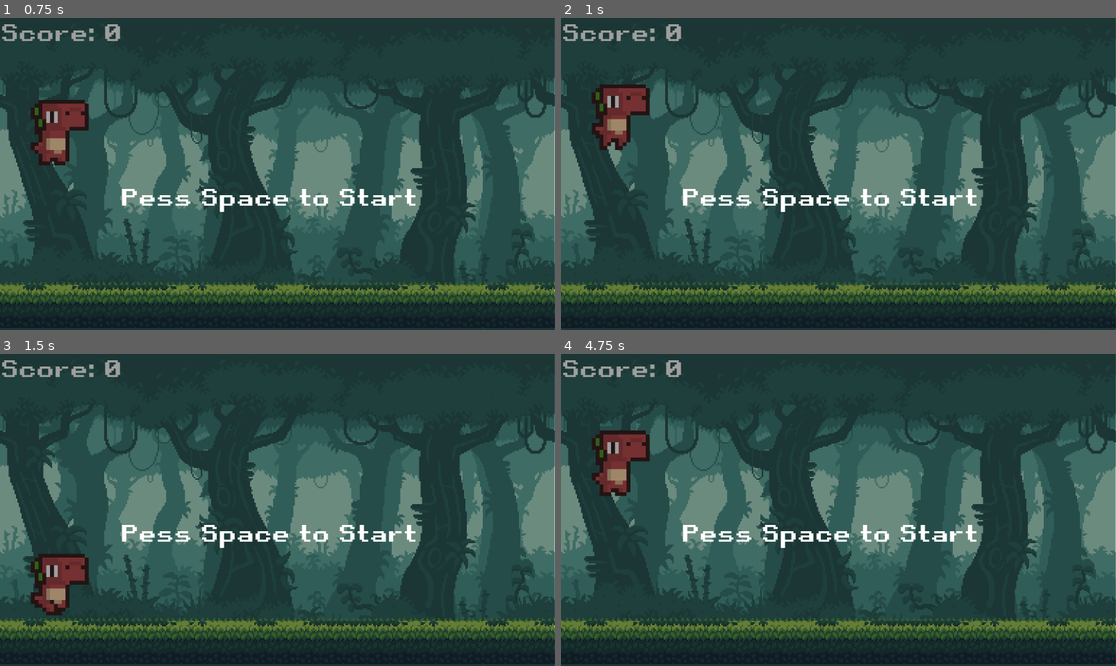
Above: before the commit, frames 1-4 (two rows, left to right).
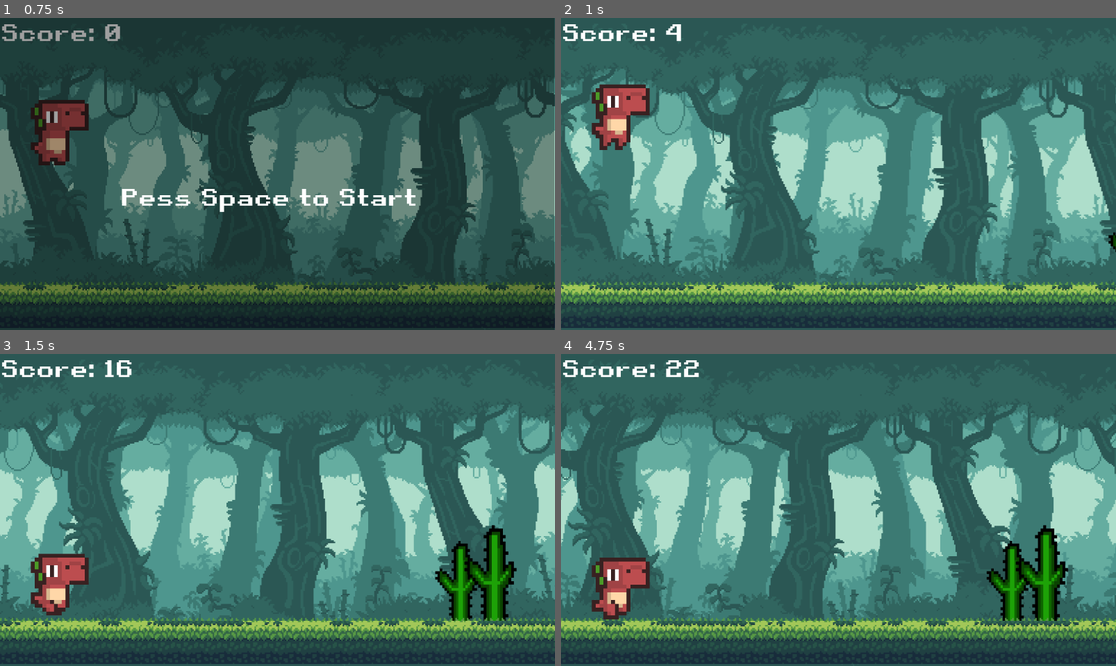
Above: after the commit, the same moments.

Repository: mohamedtarikz/EndlessRunnerGame
Game: Godot game, scene res://scenes/game.tscn
The game is run twice, just before and just after one commit, with the same random seed, the same clock (stepped at 60 frames per second) and the same inputs.
Inputs:
- Up to frame 1 (0.75 s): tap Enter (ui_accept) at 0.5 s; hold Down (roll) from 0.53 s (still down)
- Up to frame 2 (1 s): keep holding Down (roll); tap Space (jump) at 0.77 s
- Up to frame 3 (1.5 s): release Down (roll) at 1.28 s; tap Down (roll) at 1.35 s
- Up to frame 4 (4.75 s): tap Space (jump) at 1.52, 3.02, 3.77, 4.52 s; hold Down (roll) 2.03-2.78 s; tap Down (roll) at 2.85, 4.35 s; tap Enter (ui_accept) at 3.5 s; hold Down (roll) 3.53-4.28 s

Frame 1 is identical in both runs. In frame 2, 84% of the frame differs, in the area x 0-100%, y 0-100%; in frame 3, 84%; in frame 4, 88%.

Commit message:
Game running fully, waiting highscore and main menu

Diff:
--- a/project.godot
+++ b/project.godot
@@ -21,6 +21,7 @@
 "deadzone": 0.5,
 "events": [Object(InputEventKey,"resource_local_to_scene":false,"resource_name":"","device":-1,"window_id":0,"alt_pressed":false,"shift_pressed":false,"ctrl_pressed":false,"meta_pressed":false,"pressed":false,"keycode":0,"physical_keycode":32,"key_label":0,"unicode":32,"echo":false,"script":null)
 , Object(InputEventKey,"resource_local_to_scene":false,"resource_name":"","device":-1,"window_id":0,"alt_pressed":false,"shift_pressed":false,"ctrl_pressed":false,"meta_pressed":false,"pressed":false,"keycode":0,"physical_keycode":4194320,"key_label":0,"unicode":0,"echo":false,"script":null)
+, Object(InputEventMouseButton,"resource_local_to_scene":false,"resource_name":"","device":-1,"window_id":0,"alt_pressed":false,"shift_pressed":false,"ctrl_pressed":false,"meta_pressed":false,"button_mask":1,"position":Vector2(333, 16),"global_position":Vector2(337, 57),"factor":1.0,"button_index":1,"canceled":false,"pressed":true,"double_click":false,"script":null)
 ]
 }
 roll={
@@ -28,3 +29,13 @@
 "events": [Object(InputEventKey,"resource_local_to_scene":false,"resource_name":"","device":-1,"window_id":0,"alt_press …(182 unchanged characters)…
 ]
 }
+restart={
+"deadzone": 0.5,
+"events": [Object(InputEventKey,"resource_local_to_scene":false,"resource_name":"","device":-1,"window_id":0,"alt_pressed":false,"shift_pressed":false,"ctrl_pressed":false,"meta_pressed":false,"pressed":false,"keycode":0,"physical_keycode":4194309,"key_label":0,"unicode":0,"echo":false,"script":null)
+]
+}
+start={
+"deadzone": 0.5,
+"events": [Object(InputEventKey,"resource_local_to_scene":false,"resource_name":"","device":-1,"window_id":0,"alt_pressed":false,"shift_pressed":false,"ctrl_pressed":false,"meta_pressed":false,"pressed":false,"keycode":0,"physical_keycode":32,"key_label":0,"unicode":32,"echo":false,"script":null)
+]
+}
